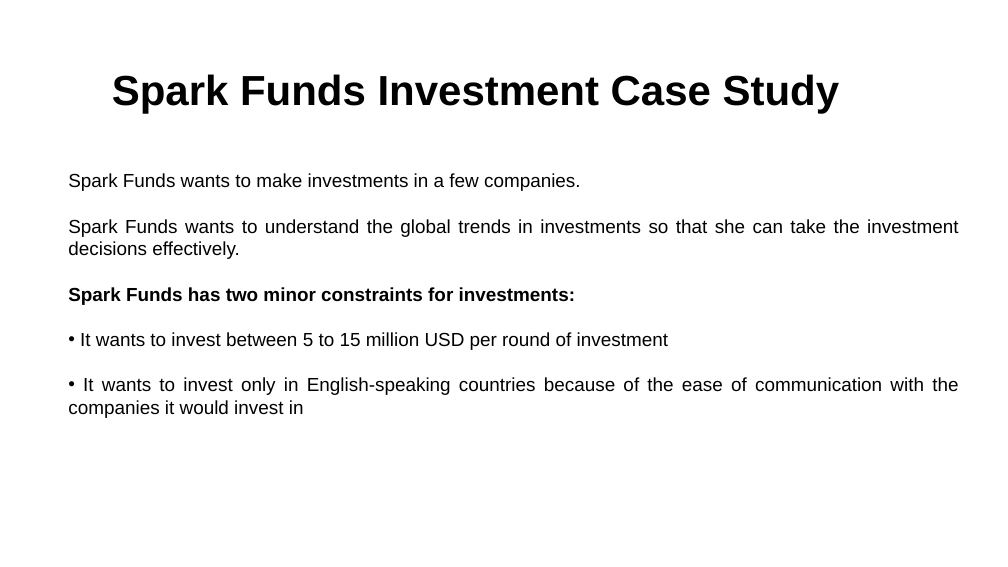
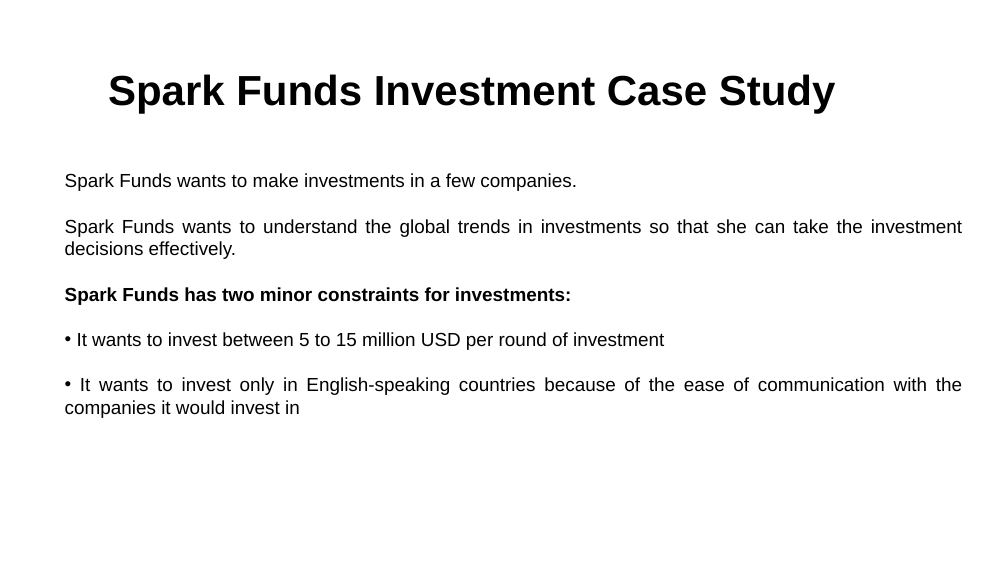
Before and after one commit to santhoshpkumar/Spark-Funds-Investment-CaseStudy, a slide deck: slide 2 of Spark Funds Presentation.pptx. Drawn at 1008x567 pixels with LibreOffice and Linux fonts; fonts in the diff are those of the drawing; background and template pictures are left out. Boxes give left, top, right and bottom in pixels: in the first picture for what was removed or moved away, otherwise in the second. Text is boxed around its words. In the diff, an @@ line names an element or a change of style, - is before the commit and + after.

```diff
--- a/Spark Funds Presentation.pptx
+++ b/Spark Funds Presentation.pptx
@@ text "Spark Funds Investment Case Study" moved from (x1=112, y1=74, x2=840, y2=113) to (x1=108, y1=74, x2=836, y2=113) @@
@@ text "Spark Funds wants to make ..." rewrapped from (x1=68, y1=173, x2=958, y2=418) to (x1=65, y1=173, x2=962, y2=418) @@
```
Also in this commit, not shown: 8 other slides changed, 1 slide added, 2 other files.
